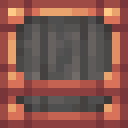
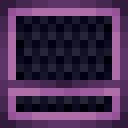
Comparing the layer stacks of the two 128x128 images. Changes:
added layer "This thing #1" above "Creative casing" over (8, 80, 120, 96)
added layer "Creative casing" above "This thing" over (0, 0, 128, 128)
